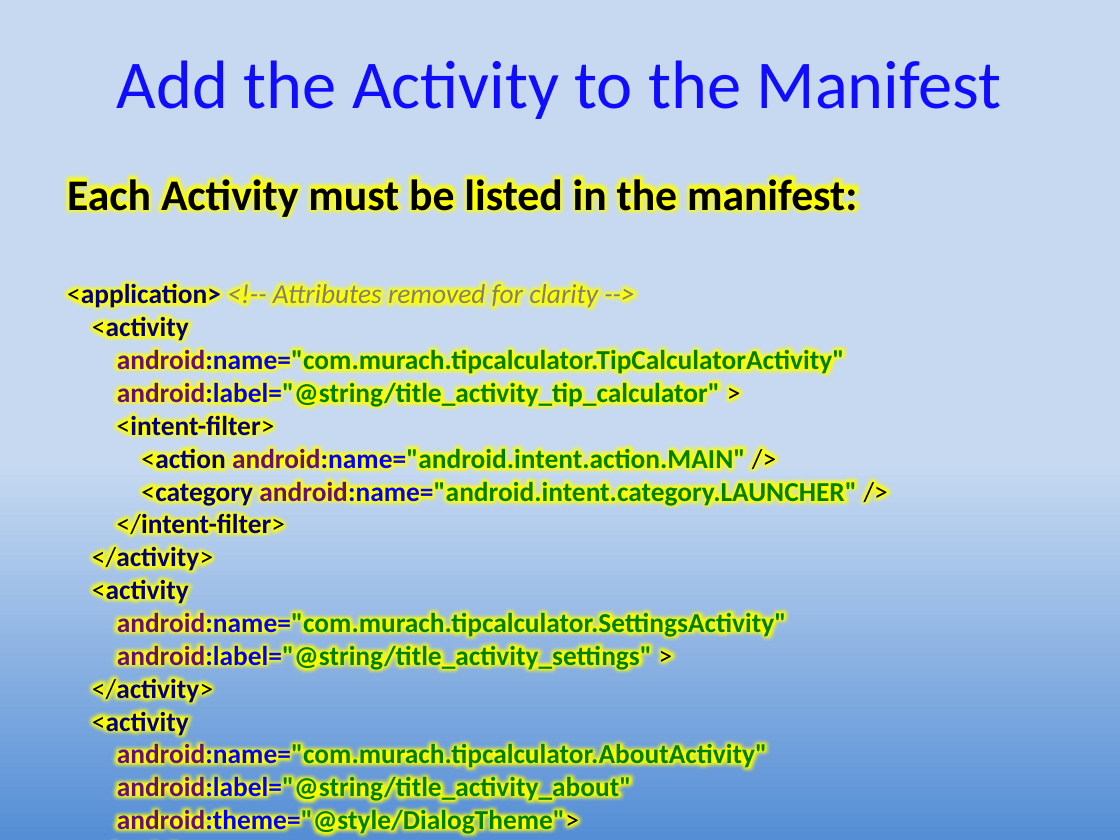
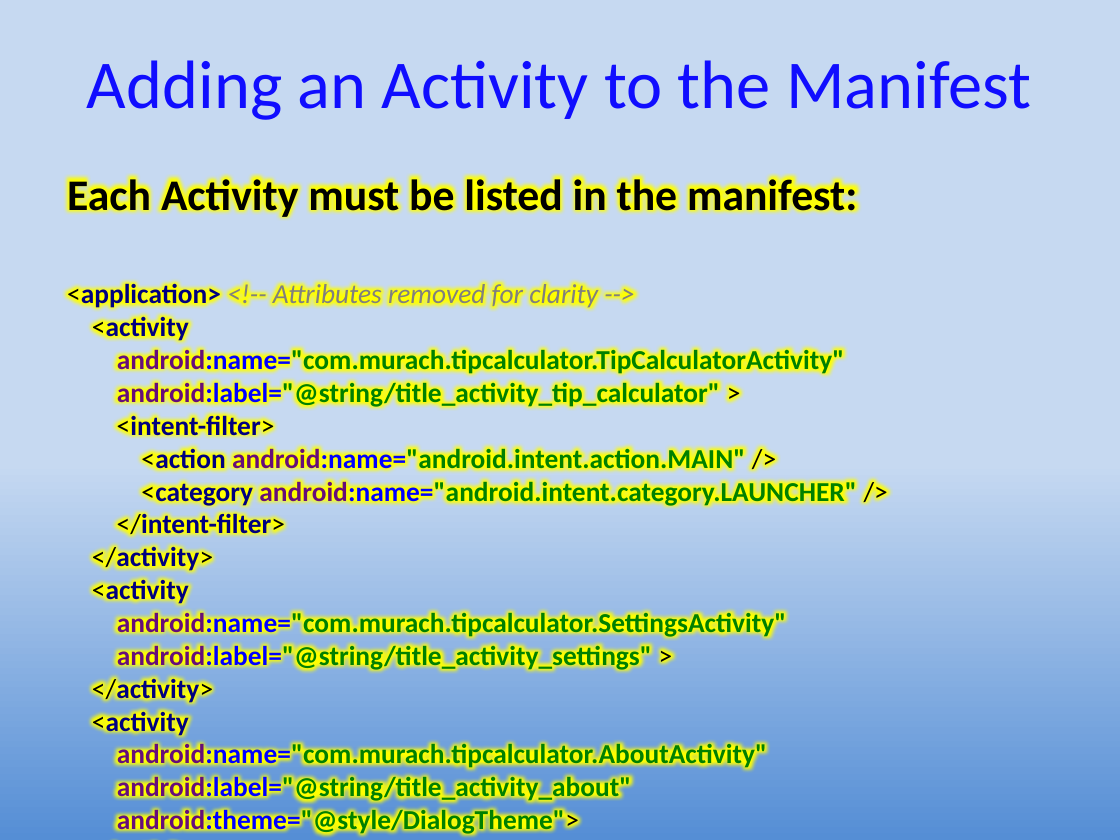
Before and after one commit to UO-CIS/CIS399Android-CourseMaterials, a slide deck: slide 22 of Notes and Slides/CIS399Wk2Day3b-Menu+Settings.pptx (slide 19 before the commit). Drawn at 1120x840 pixels with LibreOffice and Linux fonts; fonts in the diff are those of the drawing. Boxes give left, top, right and bottom in pixels: in the first picture for what was removed or moved away, otherwise in the second. Text is boxed around its words. In the diff, an @@ line names an element or a change of style, - is before the commit and + after.

```diff
--- a/Notes and Slides/CIS399Wk2Day3b-Menu+Settings.pptx
+++ b/Notes and Slides/CIS399Wk2Day3b-Menu+Settings.pptx
@@ title at box(87, 60, 1031, 120): text changed @@
-Add the Activity to the Manifest
+Adding an Activity to the Manifest
```
Also in this commit, not shown: 12 other slides changed, 6 slides added, 1 slide removed, 9 other files.
